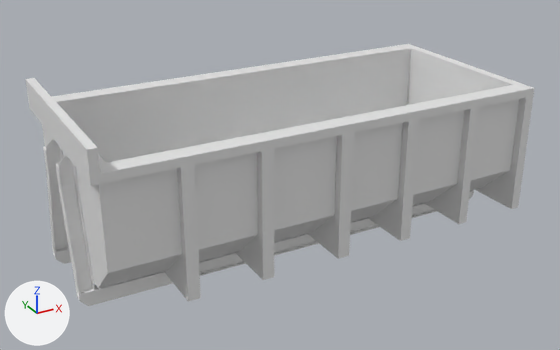
Renders of the FBX model public/models/6m/fbx/6m.fbx from each side of a commit.
The view is the same before and after, from a 50 mm lens placed at (-5.02, -8.58, 3.82), pointed at (-0.34, -0.07, -0.43). The lights are fixed; the arrows at lower left show +X, +Y and +Z. Where no turn or scale is listed for an object, it has been applied to the vertices.

Objects in the first picture: 'Cube', 'SINA_002'.
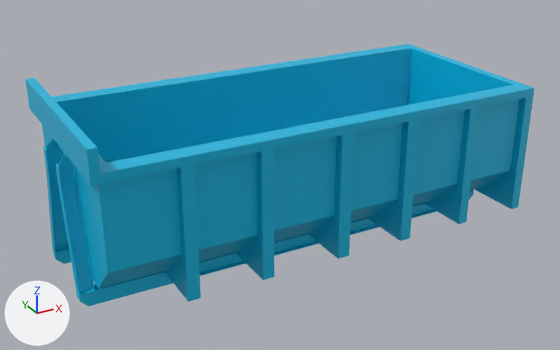
Changed parts and their boxes [x1, y1, x2, y2] in the pictures (560 x 350 px):
'Cube', recoloured (grey to cyan): [25, 44, 534, 302] in both
'SINA_002', recoloured (grey to cyan): [43, 139, 474, 306] in both

Patch to the scene script:
```diff
--- a/public/models/6m/fbx/6m.fbx.py
+++ b/public/models/6m/fbx/6m.fbx.py
@@ mat_mat_1 @@
+mat_mat_1 = principled_material('Mat.1')
+mat_mat_1.base_color = (0.0, 0.481, 0.76)  # cyan #00b8e2
+mat_mat_1.roughness = 0.434
@@ me_mesh_001 @@
 me_mesh_001.from_pydata(...)  # 420 vertices, 326 faces; spans x -2.81..3.22, y -0.63..0.63, z -0.67..1.16
+me_mesh_001.materials.append(mat_mat_1)  # cyan #00b8e2
@@ me_mesh @@
 me_mesh.from_pydata(...)  # 464 vertices, 461 faces; spans x -3.25..2.86, y -1.39..1.38, z -1.12..0.96
+me_mesh.materials.append(mat_mat_1)  # cyan #00b8e2
```
